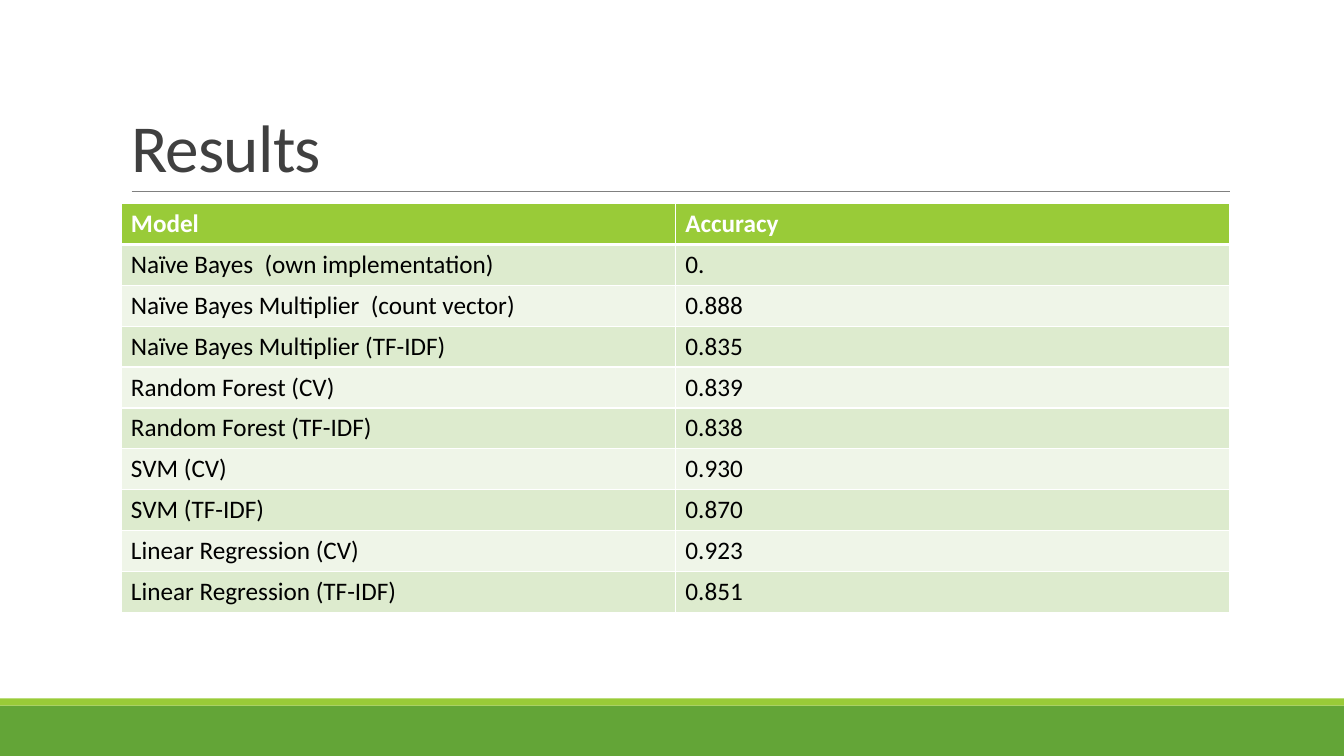
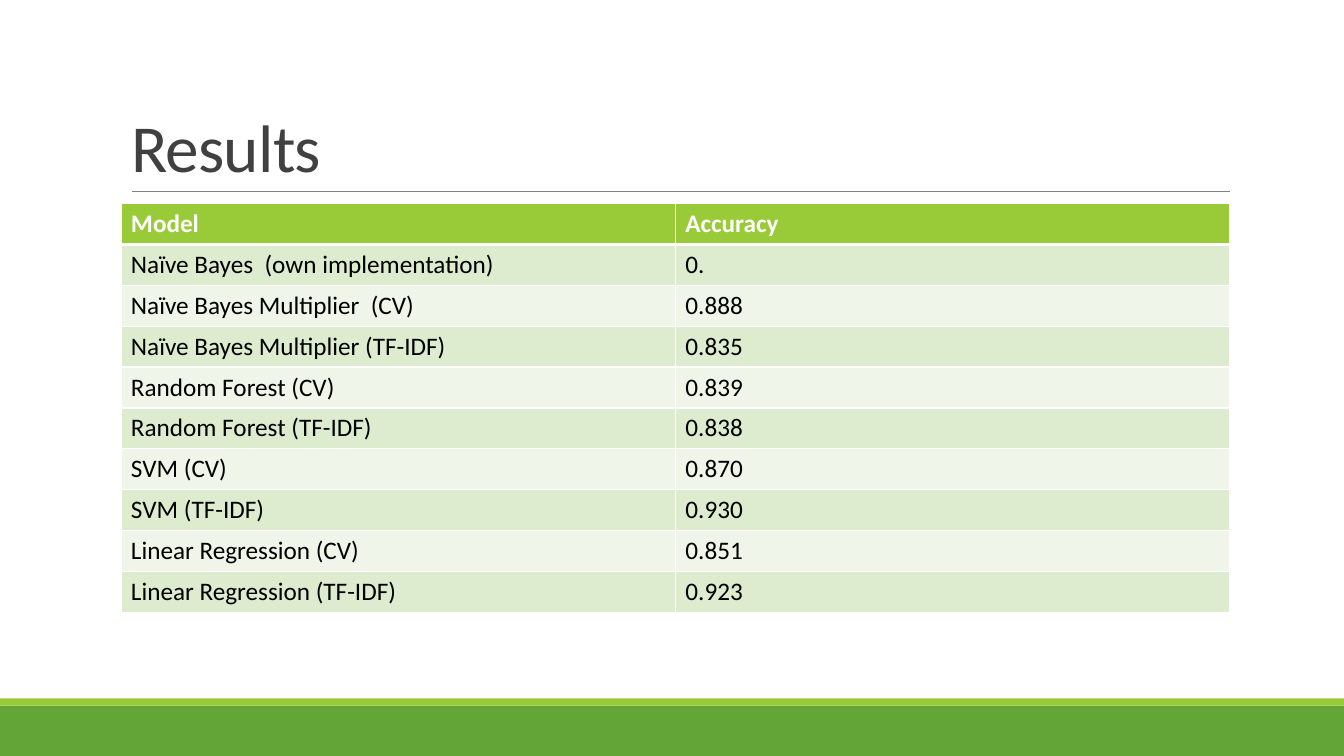
Before and after one commit to LinghanX/Project_Veritas, a slide deck: slide 11 of presentations/FakeNews_Final.pptx. Drawn at 1344x756 pixels with LibreOffice and Linux fonts; fonts in the diff are those of the drawing. Boxes give left, top, right and bottom in pixels: in the first picture for what was removed or moved away, otherwise in the second. Text is boxed around its words. In the diff, an @@ line names an element or a change of style, - is before the commit and + after.

```diff
--- a/presentations/FakeNews_Final.pptx
+++ b/presentations/FakeNews_Final.pptx
@@ table at box(121, 204, 1230, 613) @@
-row 3, column 1: Naïve Bayes Multiplier (count vector)
+row 3, column 1: Naïve Bayes Multiplier (CV)
-row 7, column 2: 0.930
+row 7, column 2: 0.870
-row 8, column 2: 0.870
+row 8, column 2: 0.930
-row 9, column 2: 0.923
+row 9, column 2: 0.851
-row 10, column 2: 0.851
+row 10, column 2: 0.923
```
Also in this commit, not shown: 2 other slides changed, 1 slide added, 24 other files.
